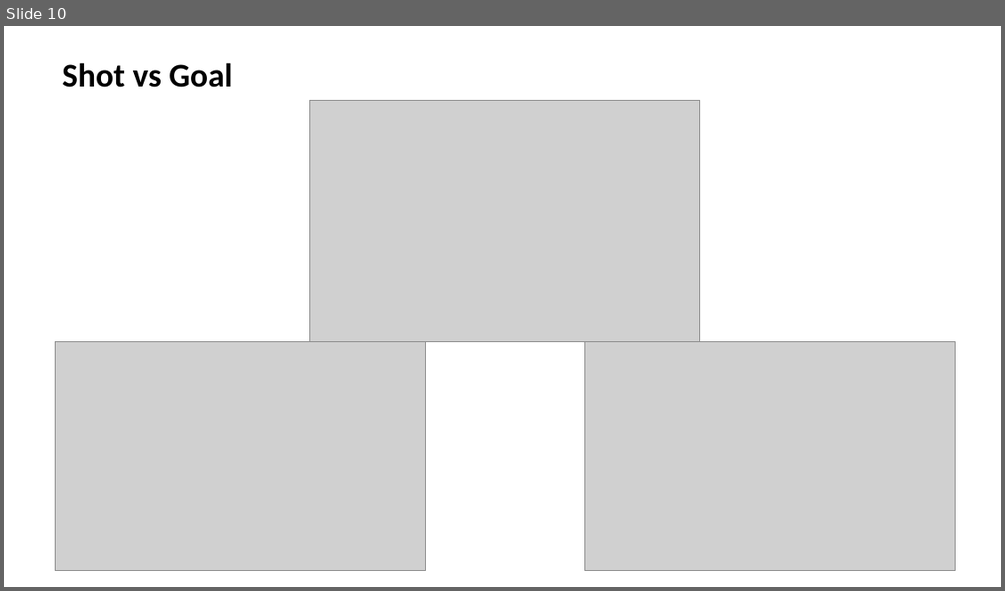
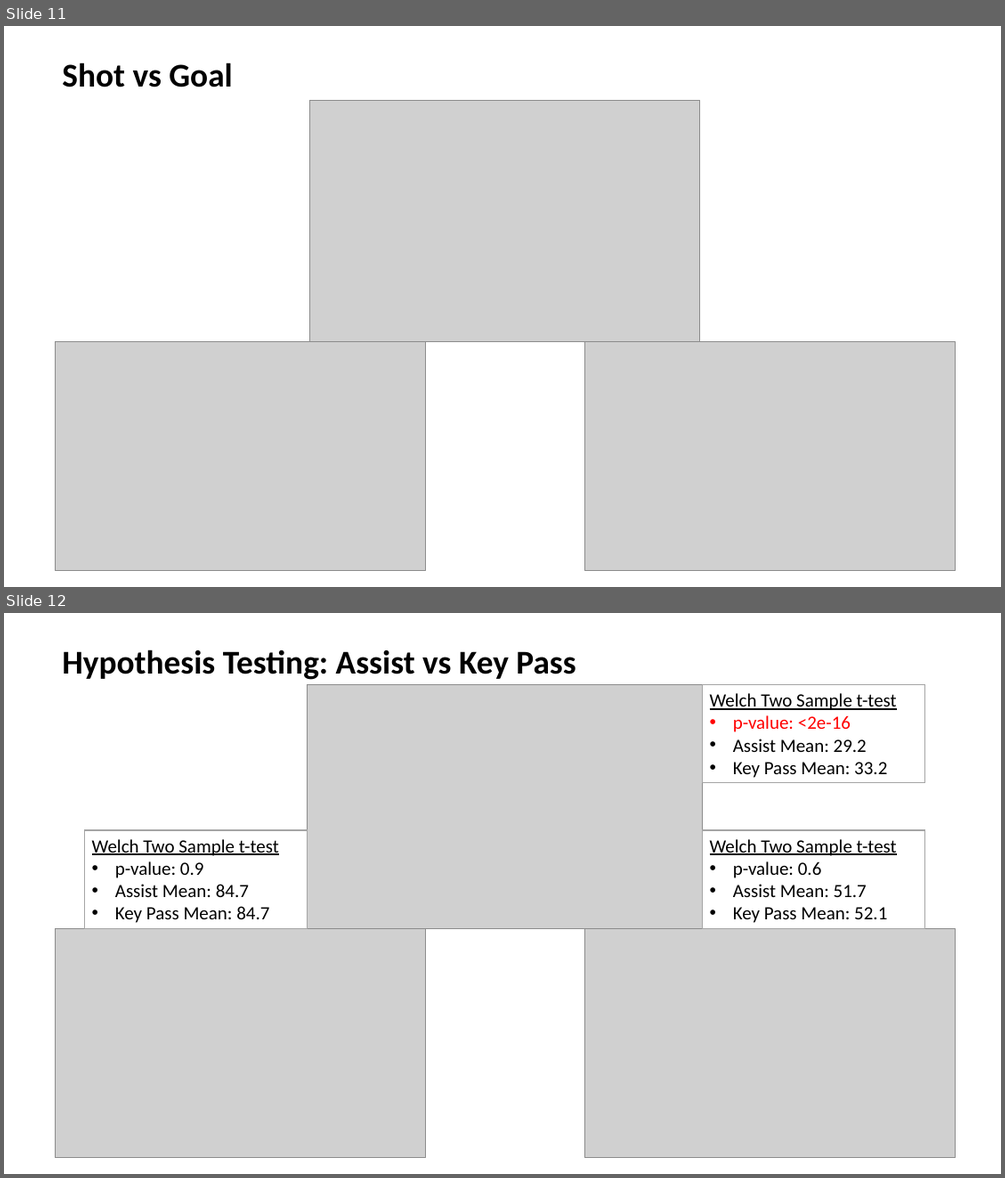
Before and after one commit to rmesina/T2_Codes-R-Us, a slide deck: midterm_project/Determining which variables contribute to likely hood of.pptx. Shown one above the other, each under a label of ours: slide 10 before the commit, slides 11 and 12 after it. The pictures are 1005x591 and 1005x1178 pixels, drawn with LibreOffice and Linux fonts; fonts in the diff are those of the drawing; grey boxes stand for pictures. Boxes give left, top, right and bottom in pixels: in the first picture for what was removed or moved away, otherwise in the second. Text is boxed around its words. In the diff, an @@ line names an element or a change of style, - is before the commit and + after.

```diff
--- a/midterm_project/Determining which variables contribute to likely hood of.pptx
+++ b/midterm_project/Determining which variables contribute to likely hood of.pptx
@@ slide 12 added at (4,613,1001,1174), background #FFFFFF @@
@@ text added at (62,649,575,680), 32 pt, text #000000, bold @@
+Hypothesis Testing: Assist vs Key Pass
@@ picture added at (307,685,703,929) @@
@@ rectangle added at (703,685,925,783), fill #FFFFFF, outline #A5A5A5 1 pt, 18 pt, text #000000 @@
+Welch Two Sample t-test
+• p-value: <2e-16
+• Assist Mean: 29.2
+• Key Pass Mean: 33.2
@@ rectangle added at (85,831,307,929), fill #FFFFFF, outline #A5A5A5 1 pt, 18 pt, text #000000 @@
+Welch Two Sample t-test
+• p-value: 0.9
+• Assist Mean: 84.7
+• Key Pass Mean: 84.7
@@ rectangle added at (703,831,925,929), fill #FFFFFF, outline #A5A5A5 1 pt, 18 pt, text #000000 @@
+Welch Two Sample t-test
+• p-value: 0.6
+• Assist Mean: 51.7
+• Key Pass Mean: 52.1
@@ picture added at (55,929,425,1158) @@
@@ picture added at (584,929,955,1158) @@
@@ what was slide 10 is now slide 11 @@
```
Also in this commit, not shown: 4 other slides added, 1 slide removed, 1 other file.
